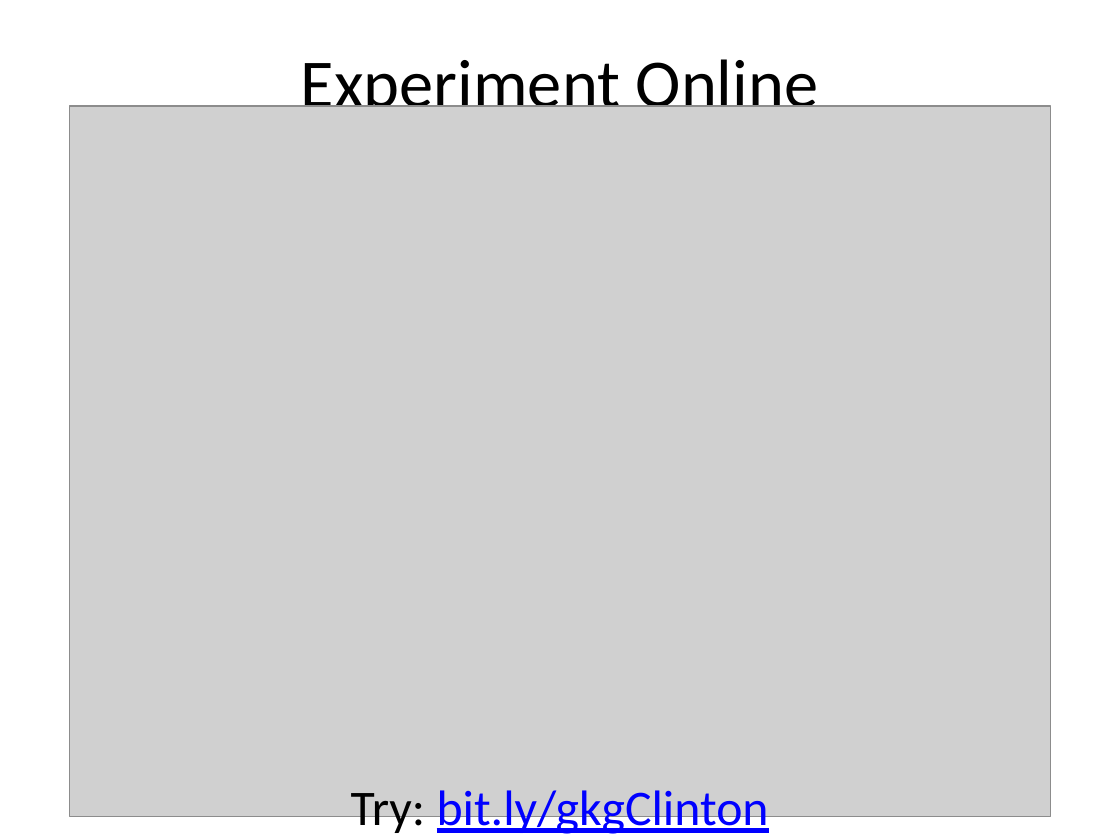
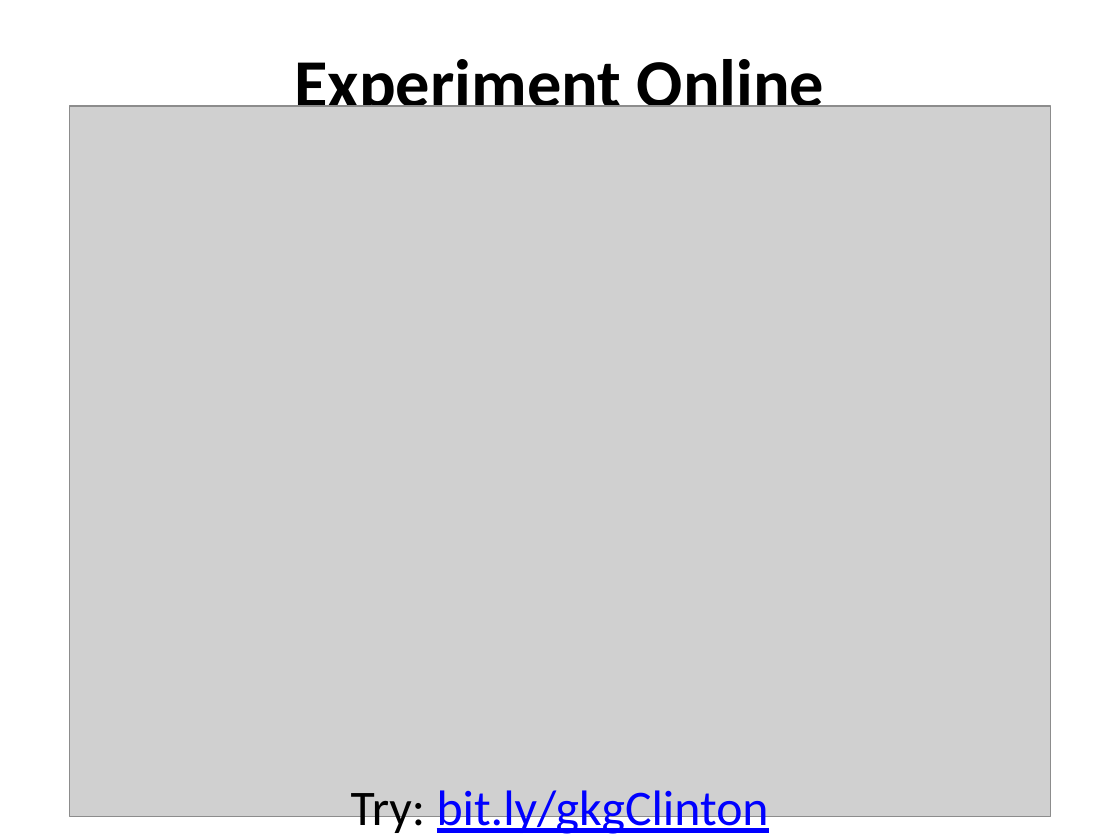
Before and after one commit to UMBC-CMSC-491-691-F19-Knowledge-Graphs/class_material, a slide deck: slide 8 of notes/24_wikidata/freebase.pptx. Drawn at 1120x840 pixels with LibreOffice and Linux fonts; fonts in the diff are those of the drawing; grey boxes stand for pictures. Boxes give left, top, right and bottom in pixels: in the first picture for what was removed or moved away, otherwise in the second. Text is boxed around its words. In the diff, an @@ line names an element or a change of style, - is before the commit and + after.

```diff
--- a/notes/24_wikidata/freebase.pptx
+++ b/notes/24_wikidata/freebase.pptx
@@ title "Experiment Online" at <box>295,51,825,107</box>: bold on @@
```
Also in this commit, not shown: 6 other slides changed, 4 other files.
